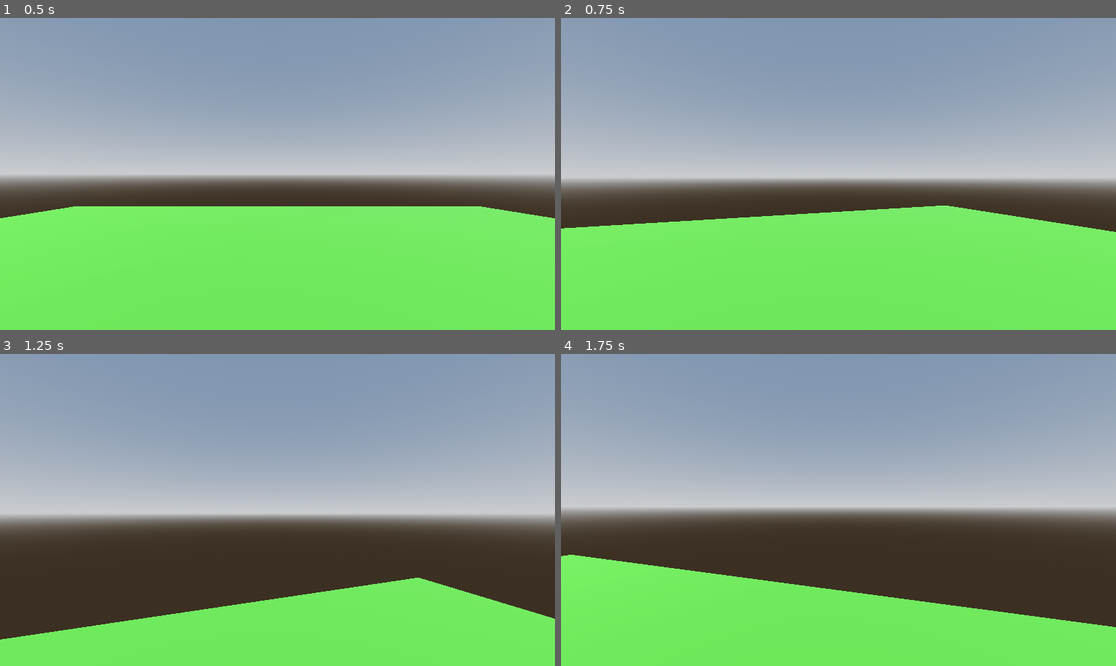
Above: before the commit, frames 1-4 (two rows, left to right).
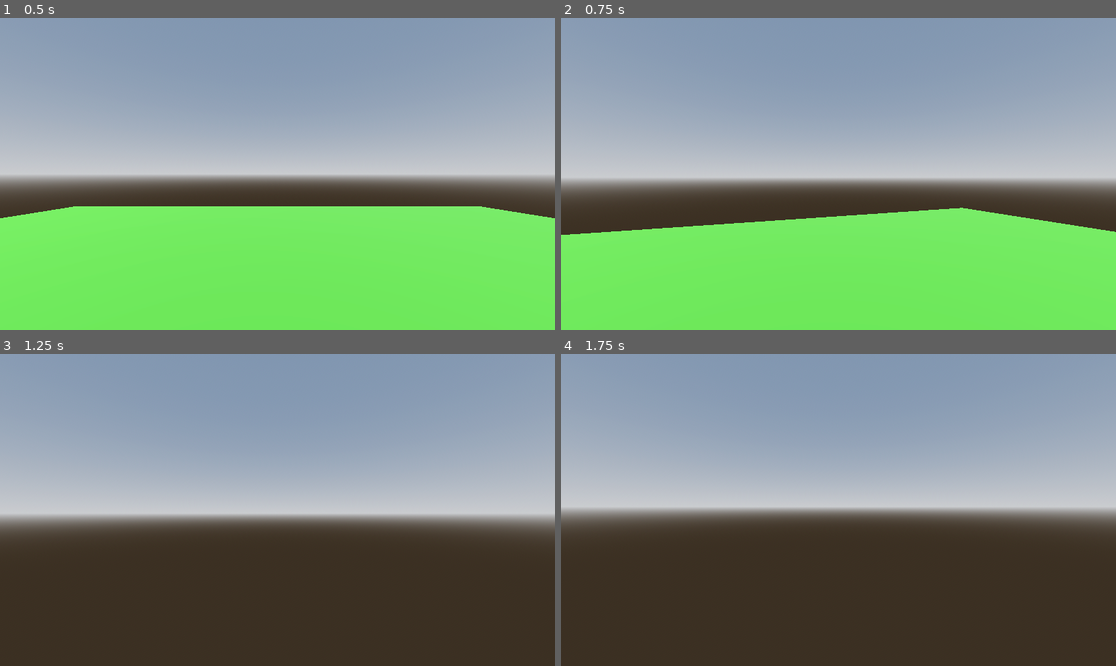
Above: after the commit, the same moments.

Repository: DrSpaniel/fps-tutorial
Game: Godot game, scene res://scenes/world.tscn
Two runs of this game, one before a commit and one after it. Both use one fixed random seed, a clock stepped at 60 frames per second and the inputs below.
Inputs (mouse positions are in pixels of both pictures, inside the frame that each line leads up to):
- Up to frame 1 (0.5 s): no input
- Up to frame 2 (0.75 s): tap Enter at 0.5 s; move the mouse to (866, 174) at 0.52 s; hold W (up) from 0.53 s (still down); hold Shift (sprint, bound only after the commit) from 0.53 s (still down)
- Up to frame 3 (1.25 s): keep holding W (up); keep holding Shift (sprint, bound only after the commit); tap Space (jump) at 0.77 s
- Up to frame 4 (1.75 s): keep holding W (up); move the mouse to (810, 510) at 1.27 s; release Shift (sprint, bound only after the commit) at 1.28 s; click (810, 510) at 1.35 s; tap Space (jump) at 1.52 s; tap Shift (sprint, bound only after the commit) at 1.55 s

Frame 1 is identical in both runs. In frame 2, 1.2% of the frame differs, in the area x 0-100%, y 60-70%; in frame 3, 19%; in frame 4, 24%, in the area x 0-100%, y 64-100%.

Commit message:
aded sprinting also some logic to not let the player sprint when in the air

Diff:
--- a/project.godot
+++ b/project.godot
@@ -52,3 +52,8 @@
 "events": [Object(InputEventMouseButton,"resource_local_to_scene":false,"resource_name":"","device":-1,"window_id":0,"a …(258 unchanged characters)…
 ]
 }
+sprint={
+"deadzone": 0.2,
+"events": [Object(InputEventKey,"resource_local_to_scene":false,"resource_name":"","device":-1,"window_id":0,"alt_pressed":false,"shift_pressed":false,"ctrl_pressed":false,"meta_pressed":false,"pressed":false,"keycode":0,"physical_keycode":4194325,"key_label":0,"unicode":0,"location":0,"echo":false,"script":null)
+]
+}
--- a/scenes/player.gd
+++ b/scenes/player.gd
@@ -1,24 +1,32 @@
 extends CharacterBody3D
 
-
-const SPEED = 5.0
+var speed
+const SPRINT_SPEED = 12.0
+const WALK_SPEED = 5.0
 const JUMP_VELOCITY = 4.5
 const SENSITIVITY = 0.0054
 
+#head bob stuff
+const BOB_FREQ = 2.0
+const BOB_AMP = 0.08
+var t_bob = 0.0
+
 @onready var head = $head
 @onready var camera = $head/Camera3D
-
+var initial_camera_pos: Vector3
+#used to track mouse. maybe add a pause menu!
 var mouseinput := true
 
 func _ready():
 	Input.mouse_mode = Input.MOUSE_MODE_CAPTURED
+	initial_camera_pos = camera.transform.origin
 
 func _unhandled_input(event):
 	if mouseinput == true:
 		if event is InputEventMouseMotion:
 			head.rotate_y(-event.relative.x * SENSITIVITY)
 			camera.rotate_x(-event.relative.y * SENSITIVITY)
-			camera.rotation.x = clamp(camera.rotation.x, deg_to_rad(-40), deg_to_rad(60))
+			camera.rotation.x = clamp(camera.rotation.x, deg_to_rad(-70), deg_to_rad(80))
 
 
 
@@ -43,15 +51,32 @@
 	if Input.is_action_just_pressed("jump") and is_on_floor():
 		velocity.y = JUMP_VELOCITY
 
+	if Input.is_action_pressed("sprint"):
+		if is_on_floor():
+			speed = SPRINT_SPEED
+	else:
+		if is_on_floor():
+			speed = WALK_SPEED
+
 	# Get the input direction and handle the movement/deceleration.
 	# As good practice, you should replace UI actions with custom gameplay actions.
 	var input_dir := Input.get_vector("left", "right", "up", "down")
 	var direction = (head.transform.basis * Vector3(input_dir.x, 0, input_dir.y)).normalized()
 	if direction:
-		velocity.x = direction.x * SPEED
-		velocity.z = direction.z * SPEED
+		velocity.x = direction.x * speed
+		velocity.z = direction.z * speed
 	else:
 		velocity.x = 0.0
 		velocity.z = 0.0
 
+	#headbob
+	t_bob += delta * velocity.length() * float(is_on_floor())
+	camera.transform.origin = _headbob(t_bob)
+
 	move_and_slide()
+
+
+func _headbob(time) -> Vector3:
+	var pos = initial_camera_pos
+	pos.y += sin(time*BOB_FREQ) * BOB_AMP
+	return pos
